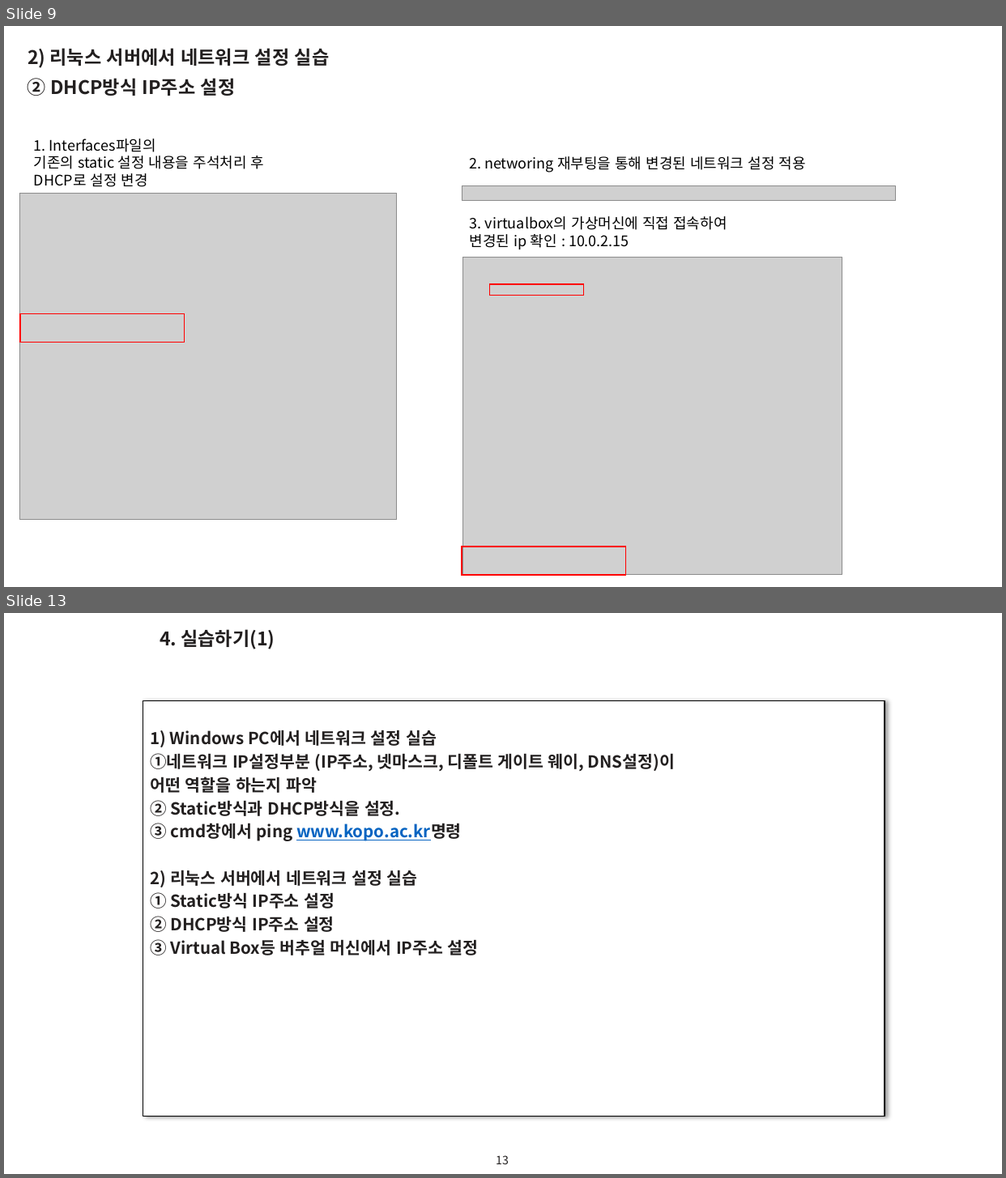
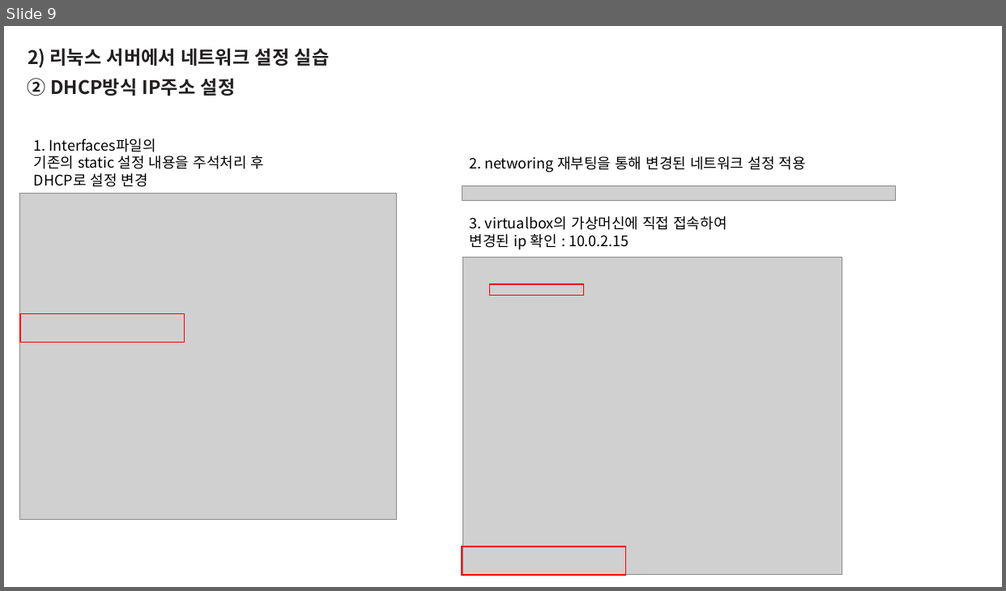
Before and after one commit to blueduckgraymouse/KOPO_SoftwareCoding, a slide deck: 리눅스 프로그래밍 수업/7강/35_임현덕_20220411.pptx. Shown one above the other, each under a label of ours: slides 9 and 13 before the commit, slide 9 after it; the slides between them are not shown. The pictures are 1006x1178 and 1006x591 pixels, drawn with LibreOffice and Linux fonts; fonts in the diff are those of the drawing; grey boxes stand for pictures. Boxes give left, top, right and bottom in pixels: in the first picture for what was removed or moved away, otherwise in the second. Text is boxed around its words. In the diff, an @@ line names an element or a change of style, - is before the commit and + after.

```diff
--- a/리눅스 프로그래밍 수업/7강/35_임현덕_20220411.pptx
+++ b/리눅스 프로그래밍 수업/7강/35_임현덕_20220411.pptx
@@ slide 13 removed at (x1=4, y1=613, x2=1002, y2=1174), background #FFFFFF @@
@@ text removed at (x1=160, y1=629, x2=275, y2=649) @@
-4. 실습하기(1)
@@ rectangle removed at (x1=143, y1=701, x2=885, y2=1117) @@
-1) Windows PC에서 네트워크 설정 실습
-①네트워크 IP설정부분 (IP주소, 넷마스크, 디폴트 게이트 웨이, DNS설정)이
-어떤 역할을 하는지 파악
-② Static방식과 DHCP방식을 설정.
-③ cmd창에서 ping www.kopo.ac.kr명령
-2) 리눅스 서버에서 네트워크 설정 실습
-① Static방식 IP주소 설정
-② DHCP방식 IP주소 설정
-③ Virtual Box등 버추얼 머신에서 IP주소 설정
@@ page number removed at (x1=496, y1=1156, x2=509, y2=1165) @@
-13
```
Also in this commit, not shown: 2 slides changed, 17 slides added, 2 other slides removed.
